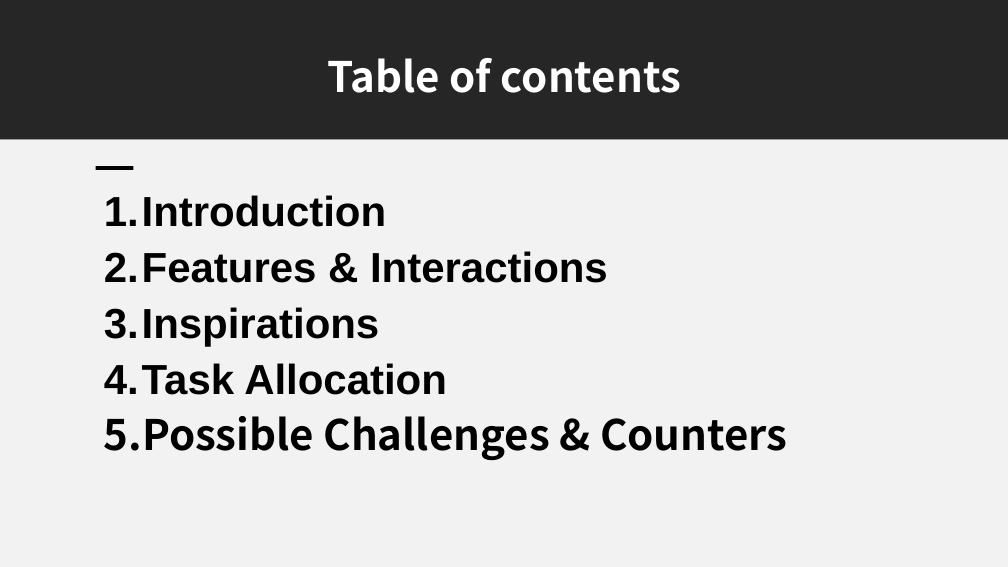
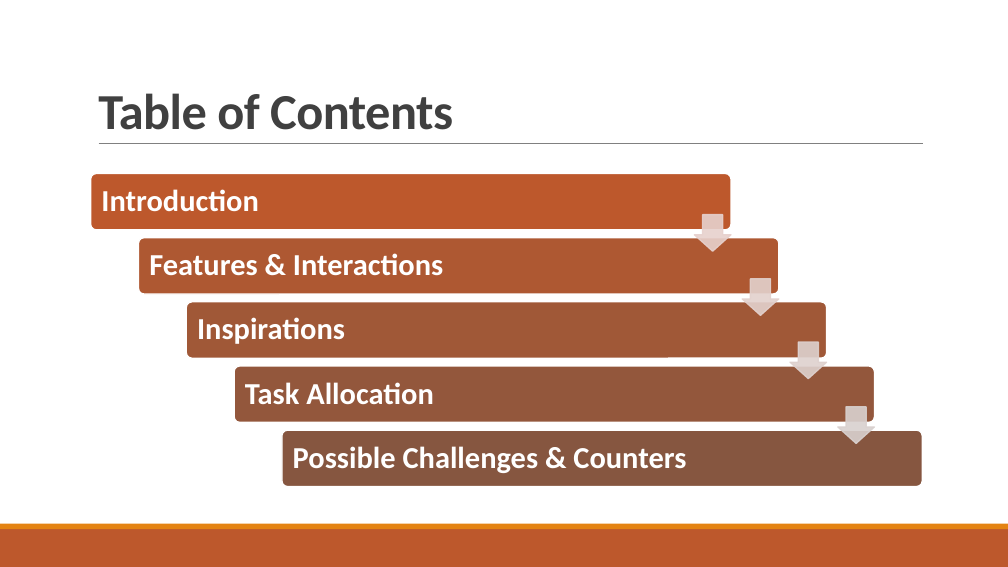
Before and after one commit to salieri009/ThreeJSUTS26, a slide deck: slide 2 of Group26Presentation.pptx. Drawn at 1008x567 pixels with LibreOffice and Linux fonts; fonts in the diff are those of the drawing. Boxes give left, top, right and bottom in pixels: in the first picture for what was removed or moved away, otherwise in the second. Text is boxed around its words. In the diff, an @@ line names an element or a change of style, - is before the commit and + after.

```diff
--- a/Group26Presentation.pptx
+++ b/Group26Presentation.pptx
@@ rectangle removed at (x1=0, y1=0, x2=1008, y2=139) @@
@@ title "Table of Contents" at (x1=98, y1=93, x2=453, y2=130): vertical alignment top to bottom @@
@@ title at (x1=98, y1=93, x2=453, y2=130): text changed; size 40 to 48 pt; font Noto Sans CJK KR to Calibri; text colour #FFFFFF to #404040 @@
-Table of contents
+Table of Contents
@@ rectangle removed at (x1=0, y1=140, x2=1008, y2=567) @@
@@ line added from (99, 144) to (923, 144), #808080 0.5 pt @@
@@ rectangle removed at (x1=96, y1=166, x2=134, y2=170) @@
@@ text removed at (x1=104, y1=195, x2=787, y2=461) @@
-1. Introduction
-2. Features & Interactions
-3. Inspirations
-4. Task Allocation
-5. Possible Challenges & Counters
@@ group added at (x1=91, y1=173, x2=923, y2=487): 5 rounded rectangles, 5 texts, 4 down arrows @@
+Introduction
+Features & Interactions
+Inspirations
+Task Allocation
+Possible Challenges & Counters
@@ rectangle added at (x1=0, y1=529, x2=1008, y2=567), fill #BD582C @@
@@ rectangle added at (x1=0, y1=524, x2=1008, y2=529), fill #E48312 @@
```
Also in this commit, not shown: 6 other slides changed, 4 slides added, 1 other file.
